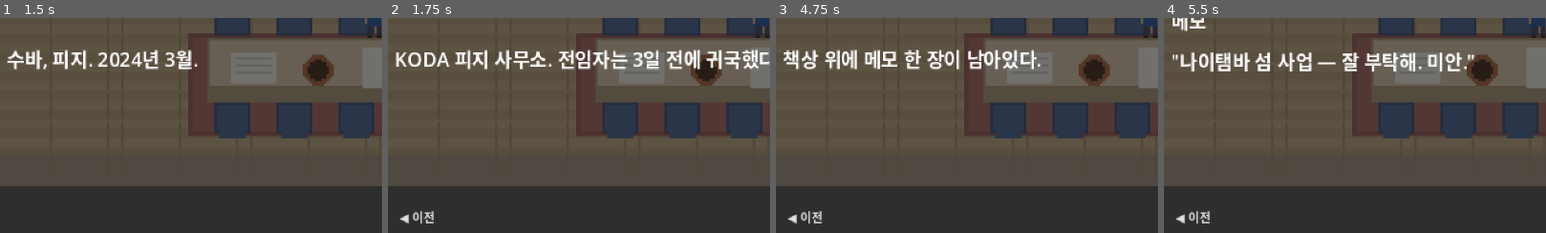
Above: before the commit, frames 1-4 (left to right).
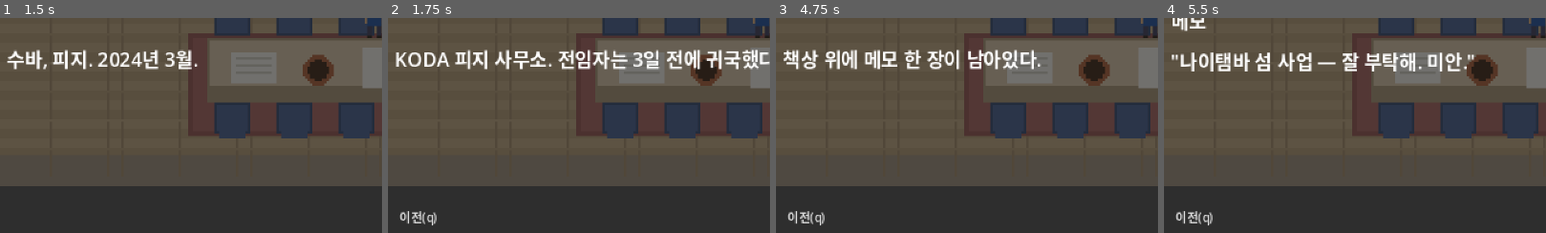
Above: after the commit, the same moments.

Repository: amnotyoung/idc-game
Game: Godot game, scene res://scenes/ui/title_screen.tscn
Two runs of this game, one before a commit and one after it. Both use one fixed random seed, a clock stepped at 60 frames per second and the inputs below.
Inputs:
- Up to frame 1 (1.5 s): click "새 게임" at 0.5 s; tap Enter (ui_accept) at 1.25 s; hold Right (ui_right) from 1.28 s (still down); tap Q at 1.35 s
- Up to frame 2 (1.75 s): keep holding Right (ui_right); tap Enter (ui_accept) at 1.52 s
- Up to frame 3 (4.75 s): release Right (ui_right) at 2 s; click "◀ 이전" (after the commit: "이전(q)") at 2 s; tap Enter (ui_accept) at 2.75, 3.02, 3.5, 4.25, 4.52 s; hold Down (ui_down) 2.78-3.53 s; tap Q at 2.85, 3.6, 4.35 s; hold Right (ui_right) 3.53-4.28 s; hold Up (ui_up) from 4.28 s (still down)
- Up to frame 4 (5.5 s): tap Enter (ui_accept) at 5, 5.27 s; release Up (ui_up) at 5.03 s; hold Left (ui_left) from 5.03 s (still down); tap Q at 5.1 s
The pictures show only the part of the screen within x 1-51%, y 50-100%; the shares and areas given below are measured in that part.

Frame 1 is identical in both runs. In frame 2, 0.4% of the frame differs, in the area x 3-13%, y 89-97%; in frame 3, 0.4%; in frame 4, 0.4%, in the area x 2-13%, y 16-97%.

Commit message:
auto: update dialogue_box.tscn
Co-Authored-By: Claude Opus 4.6 (1M context) <noreply@anthropic.com>

Diff:
--- a/scenes/ui/dialogue_box.tscn
+++ b/scenes/ui/dialogue_box.tscn
@@ -45,7 +45,7 @@
 offset_top = -15.0
 offset_right = 30.0
 offset_bottom = -3.0
-text = "◀ 이전"
+text = "이전(q)"
 theme_override_font_sizes/font_size = 5
 flat = true
 visible = false
